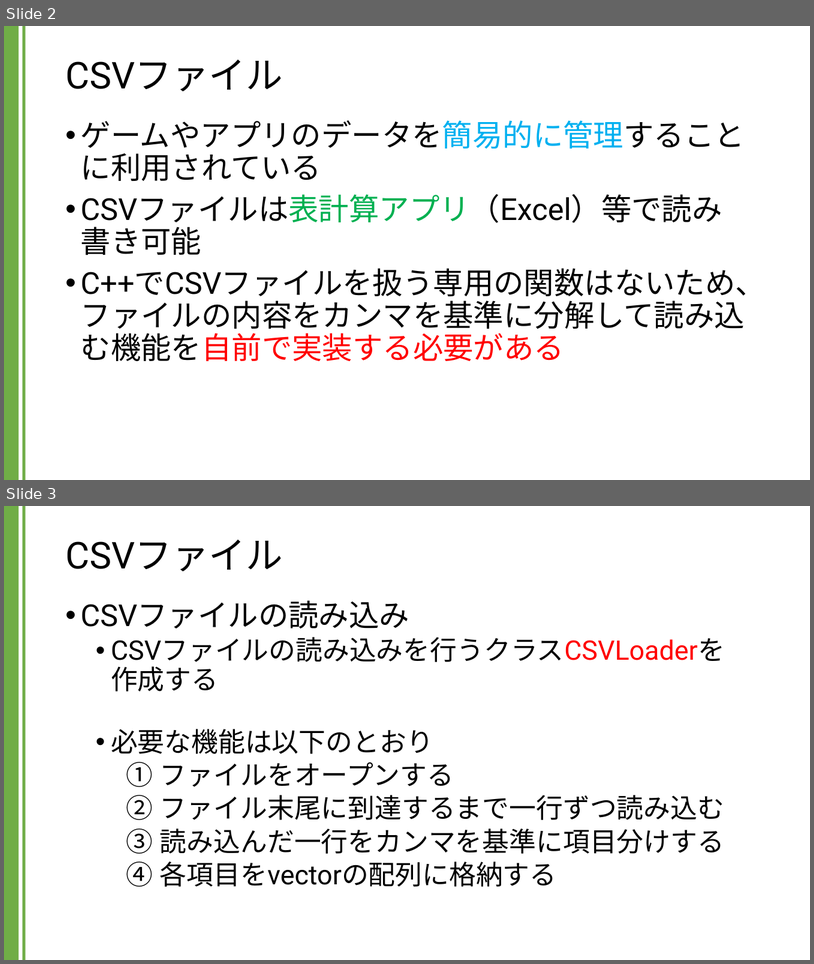
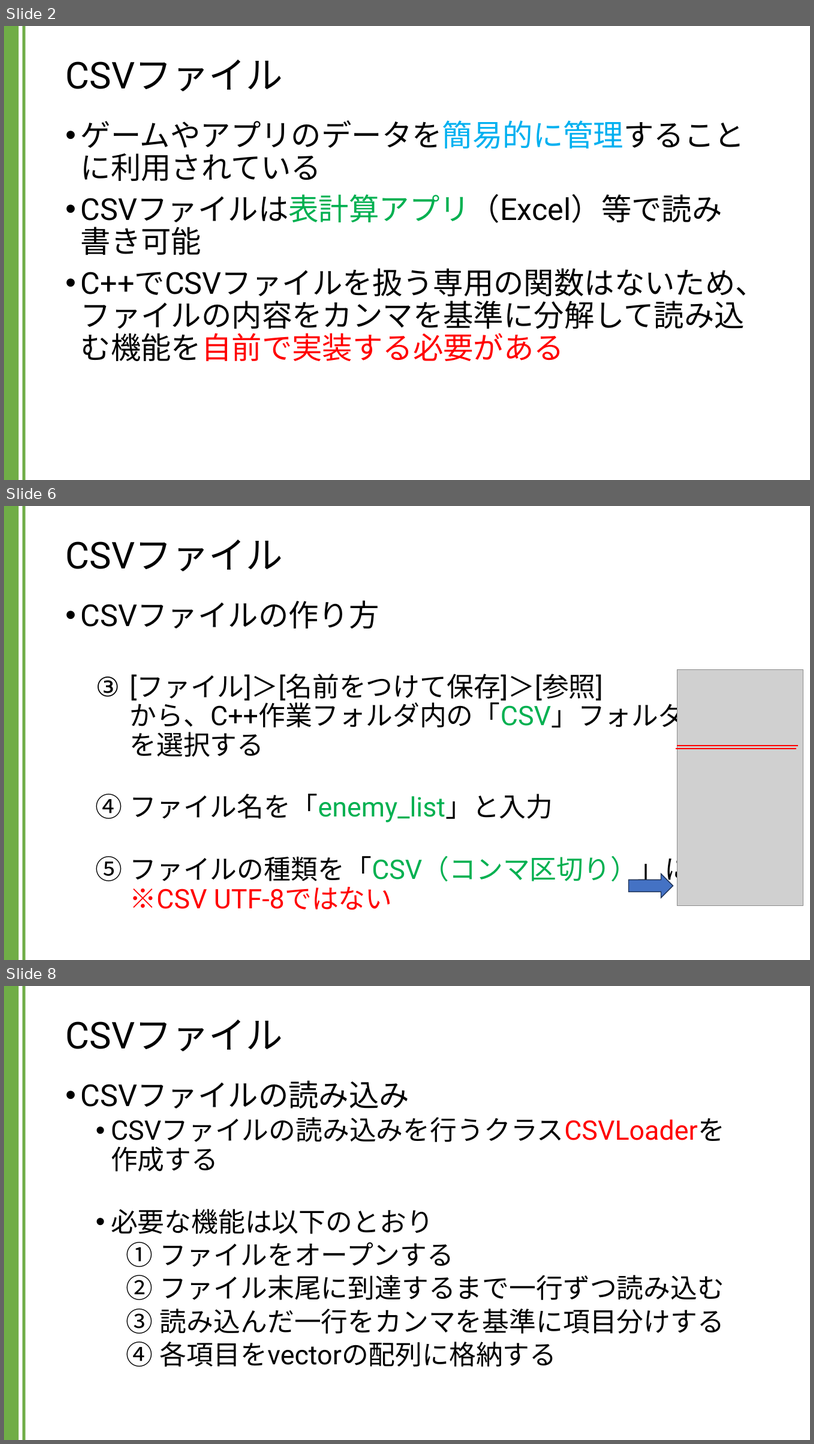
Before and after one commit to kic-murata/cpp2024, a slide deck: 授業資料/講義資料：CSVファイル.pptx. Shown one above the other, each under a label of ours: slides 2 and 3 before the commit, slides 2, 6 and 8 after it; the slides between them are not shown. The pictures are 814x964 and 814x1444 pixels, drawn with LibreOffice and Linux fonts; fonts in the diff are those of the drawing; grey boxes stand for pictures. Boxes give left, top, right and bottom in pixels: in the first picture for what was removed or moved away, otherwise in the second. Text is boxed around its words. In the diff, an @@ line names an element or a change of style, - is before the commit and + after.

```diff
--- a/授業資料/講義資料：CSVファイル.pptx
+++ b/授業資料/講義資料：CSVファイル.pptx
@@ slide 6 added at (4,506,810,960), background #FFFFFF; not listed: 2 template elements that a slide beside it also shows @@
@@ title added at (65,540,282,571), 44 pt, text #000000 @@
+CSVファイル
@@ text added at (81,600,746,910), 32 pt, text #000000 @@
+• CSVファイルの作り方
+  3. [ファイル]＞[名前をつけて保存]＞[参照]
+     から、C++作業フォルダ内の「CSV」フォルダ
+     を選択する
+  4. ファイル名を「enemy_list」と入力
+  5. ファイルの種類を「CSV（コンマ区切り）」にする
+     ※CSV UTF-8ではない
@@ picture added at (678,670,804,906) @@
@@ line added from (676, 748) to (797, 748), #FF0000 1.5 pt @@
@@ line added from (678, 745) to (799, 745), #FF0000 1.5 pt @@
@@ right arrow added at (629,873,673,897), fill #4472C4, outline #1E3256 1 pt @@
@@ what was slide 3 is now slide 8 @@
```
Also in this commit, not shown: 4 other slides added.
